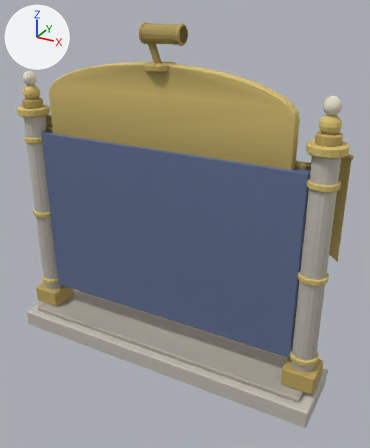
What one commit did to the glTF model public/assets/island/auction-v1/auction_board.glb.
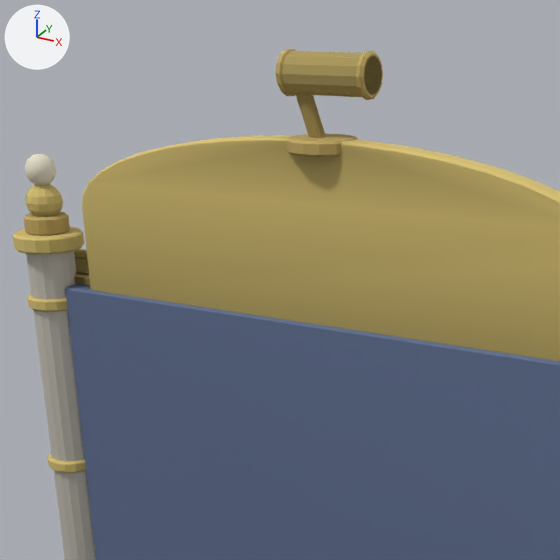
There are two pictures of each version: one whole from a 50 mm lens placed at (2.83, -4.65, 4.16), pointed at (0.27, 0.02, 1.82), one close up on the part from 3% to 73% of the width and 0% to 58% of the height. Arrows for +X, +Y and +Z are at upper left; the lights stay in place. The first two pictures are the older version. Where no turn or scale is listed for an object, it has been applied to the vertices. Vertices at exactly the same position are counted once.
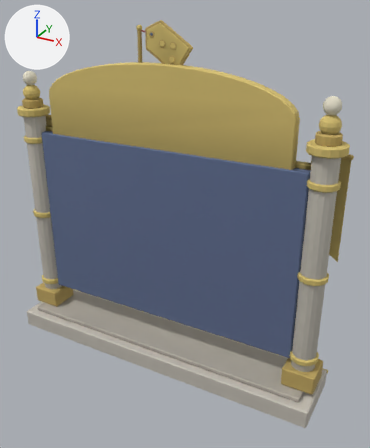
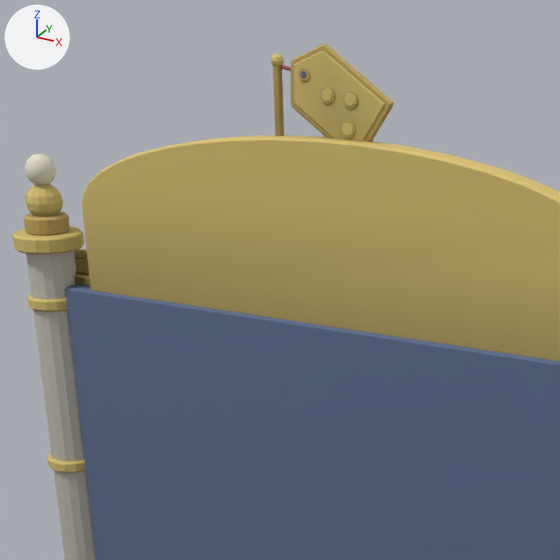
Changed parts and their boxes [x1, y1, x2, y2] in the close-ups (560 x 560 px; the box of a moved part takes in the faces that stretch with it):
'Mesh_0', reshaped: before [13, 49, 560, 560]; after [13, 44, 560, 560]
part 1 of me_mesh_0, added: after [320, 86, 335, 104]
part 2 of me_mesh_0, added: after [322, 89, 332, 101]
part 3 of me_mesh_0, added: after [343, 90, 358, 109]
part 4 of me_mesh_0, added: after [345, 93, 355, 106]
part 5 of me_mesh_0, added: after [340, 120, 356, 138]
part 6 of me_mesh_0, added: after [342, 123, 353, 136]
part 7 of me_mesh_0, moved or reshaped (not visible afterwards): before [287, 134, 359, 157]
part 8 of me_mesh_0, added: after [271, 53, 284, 66]
part 9 of me_mesh_0, added (yellow): after [273, 66, 284, 136]
part 10 of me_mesh_0, added: after [291, 44, 394, 142]
part 11 of me_mesh_0, added (yellow): after [294, 51, 385, 142]
part 12 of me_mesh_0, deleted: before [276, 49, 296, 96]
part 13 of me_mesh_0, deleted (yellow): before [355, 51, 383, 100]
part 14 of me_mesh_0, moved or reshaped: before [282, 51, 382, 138]; after [280, 65, 310, 82]
part 15 of me_mesh_0, edited (looks the same): [13, 135, 560, 560] in both

Edits to the bpy script that builds the scene:
```text
Change me_mesh_0:
    used by ob_mesh_0; location = (-1.985, 0.35, 0.0)
    remove me_mesh_0.from_pydata(...)  # 4686 vertices, 8828 faces; spans x 0.0..3.97, y -0.8..0.0, z 0.0..3.94
    add me_mesh_0.from_pydata(...)  # 5618 vertices, 10624 faces; spans x 0.0..3.97, y -0.8..0.0, z 0.0..3.97
    me_mesh_0 part 1: the loose piece of 64 vertices spanning x 0.02..0.39, y -0.6..-0.22, z 2.87..2.97 is copied, and the copy is turned 90 degrees about the x axis through its middle and scaled by 0.205, then moved by (1.82, 0.02, 0.83); it spans x 1.99..2.07, y -0.4..-0.39, z 3.71..3.79
    me_mesh_0 part 2: the loose piece of 64 vertices spanning x 0.08..0.33, y -0.53..-0.29, z 2.96..3.06 is copied, and the copy is turned 90 degrees about the x axis through its middle and scaled by 0.213, then moved by (1.82, 0.01, 0.74); it spans x 2.0..2.06, y -0.4..-0.39, z 3.72..3.78
    me_mesh_0 part 3: the loose piece of 64 vertices spanning x 0.02..0.39, y -0.6..-0.22, z 2.87..2.97 is copied, and the copy is turned 90 degrees about the x axis through its middle and scaled by 0.205, then moved by (1.95, 0.02, 0.81); it spans x 2.11..2.19, y -0.4..-0.39, z 3.69..3.77
    me_mesh_0 part 4: the loose piece of 64 vertices spanning x 0.08..0.33, y -0.53..-0.29, z 2.96..3.06 is copied, and the copy is turned 90 degrees about the x axis through its middle and scaled by 0.213, then moved by (1.95, 0.01, 0.72); it spans x 2.12..2.18, y -0.4..-0.39, z 3.71..3.76
    me_mesh_0 part 5: the loose piece of 64 vertices spanning x 0.02..0.39, y -0.6..-0.22, z 2.87..2.97 is copied, and the copy is turned 90 degrees about the x axis through its middle and scaled by 0.205, then moved by (1.93, 0.02, 0.69); it spans x 2.09..2.17, y -0.4..-0.39, z 3.57..3.65
    me_mesh_0 part 6: the loose piece of 64 vertices spanning x 3.64..3.89, y -0.53..-0.29, z 2.96..3.06 is copied, and the copy is turned 90 degrees about the x axis through its middle and scaled by 0.213, then moved by (-1.63, 0.01, 0.6); it spans x 2.11..2.16, y -0.4..-0.39, z 3.58..3.63
    me_mesh_0 part 7: the loose piece of 56 vertices spanning x 1.82..2.15, y -0.54..-0.2, z 3.49..3.56 is scaled about its middle by (0.391, 0.391, 0.67), then moved by (-0.24, 0.0, -0.02)
    me_mesh_0 part 8: a new loose piece, a UV sphere (10 segments, 6 rings, poles along z) spanning x 1.715..1.775, y -0.402..-0.338, z 3.858..3.922, in mat_primary
    me_mesh_0 part 9: a new loose piece of 40 vertices spanning x 1.72..1.77, y -0.39..-0.35, z 3.48..3.88, in mat_primary
    me_mesh_0 part 10: a new loose piece of 30 vertices spanning x 1.82..2.36, y -0.38..-0.36, z 3.45..3.97, in mat_primary
    me_mesh_0 part 11: a new loose piece of 30 vertices spanning x 1.84..2.33, y -0.39..-0.35, z 3.48..3.94, in mat_primary
    me_mesh_0 part 12: the loose piece of 56 vertices spanning x 1.79..1.83, y -0.47..-0.27, z 3.74..3.94 is deleted
    me_mesh_0 part 13: the loose piece of 56 vertices spanning x 2.21..2.26, y -0.47..-0.27, z 3.74..3.94 is deleted
    me_mesh_0 part 14: 2 vertices moved within x 1.88, y -0.39..-0.35, z 3.86; 78 vertices removed from x 1.79..2.26, y -0.46..-0.28, z 3.37..3.93; 122 vertices added at x 1.74..1.94, y -0.4..-0.34, z 3.8..3.88
    me_mesh_0 part 15: 615 kept faces spanning x 0.01..3.97, y -0.71..-0.01, z 0.18..3.56 get new vertex colours; the middle colour goes from yellow #ddc676 to yellow #dfc877
    other edits to the shape of me_mesh_0 do not show in these pictures
```
